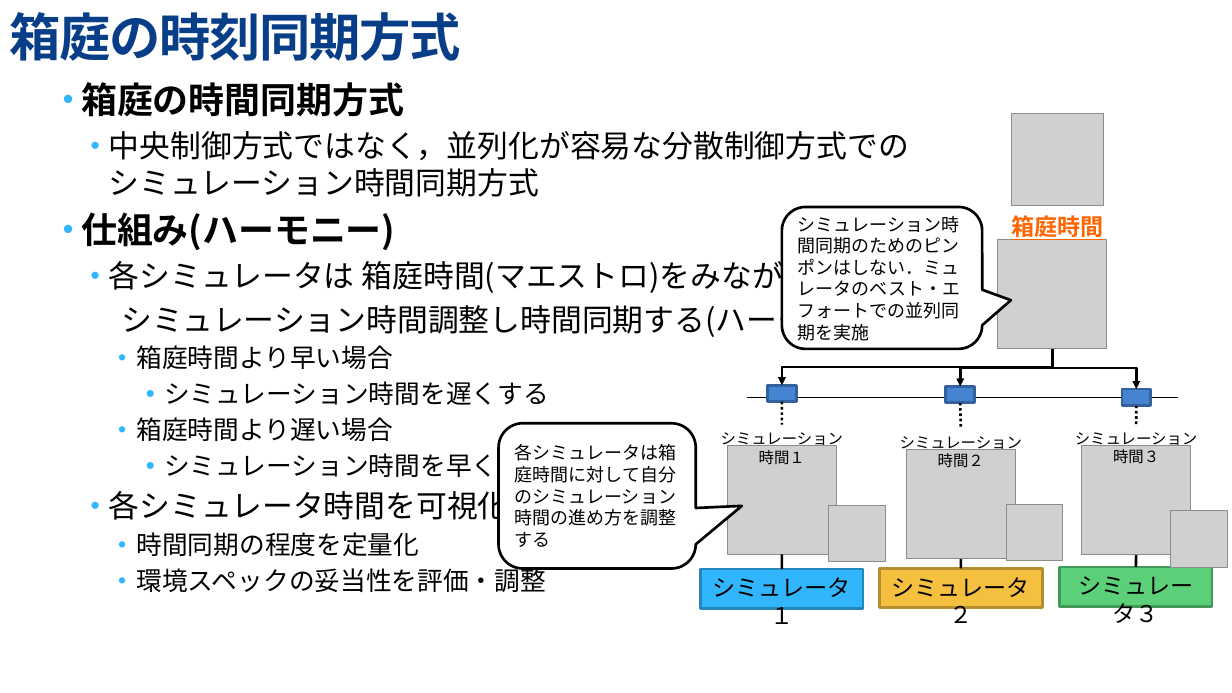
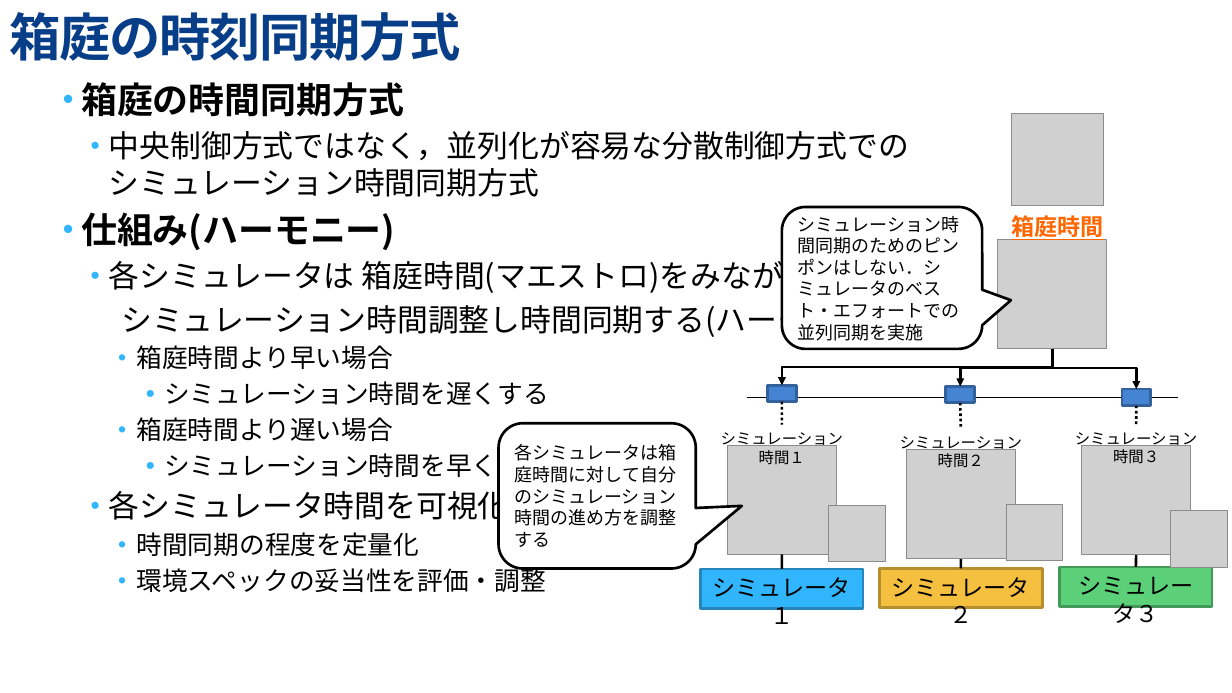
Before and after one commit to toppers/hakoniwa-core-cpp-client, a slide deck: slide 5 of math/Hakoniwa-time.pptx. Drawn at 1232x693 pixels with LibreOffice and Linux fonts; fonts in the diff are those of the drawing; grey boxes stand for pictures; background and template pictures are left out. Boxes give left, top, right and bottom in pixels: in the first picture for what was removed or moved away, otherwise in the second. Text is boxed around its words. In the diff, an @@ line names an element or a change of style, - is before the commit and + after.

```diff
--- a/math/Hakoniwa-time.pptx
+++ b/math/Hakoniwa-time.pptx
@@ text in rounded speech box at (x1=798, y1=216, x2=960, y2=341): text changed @@
-シミュレーション時間同期のためのピンポンはしない．ミュレータのベスト・エフォートでの並列同期を実施
+シミュレーション時間同期のためのピンポンはしない．シミュレータのベスト・エフォートでの並列同期を実施
```
Also in this commit, not shown: 1 other slide changed.
